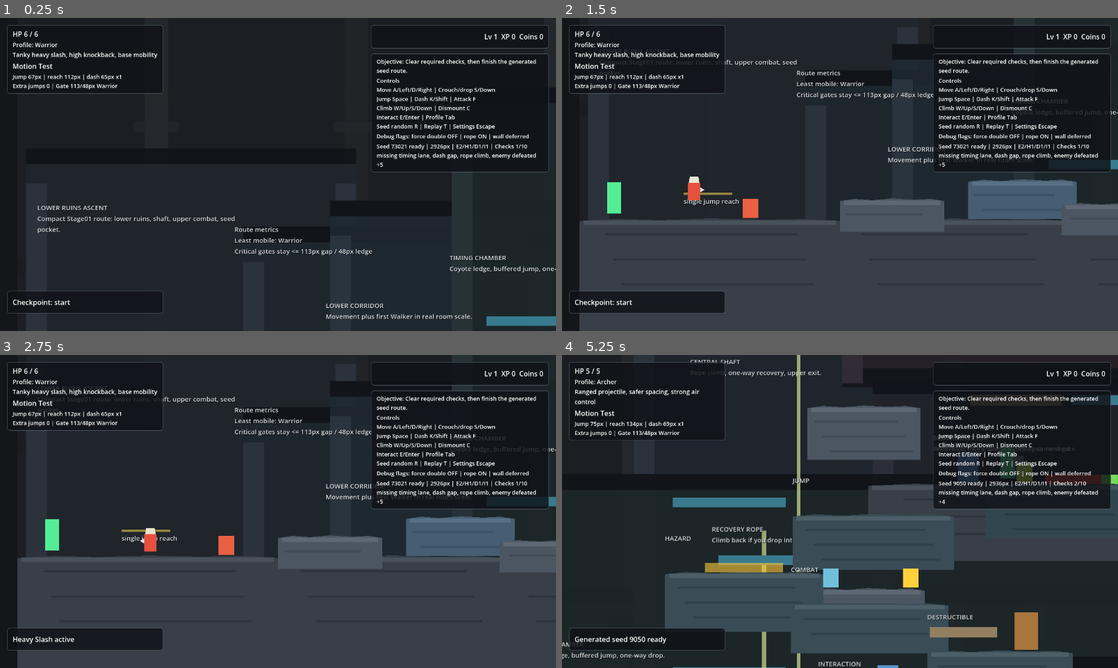
Above: before the commit, frames 1-4 (two rows, left to right).
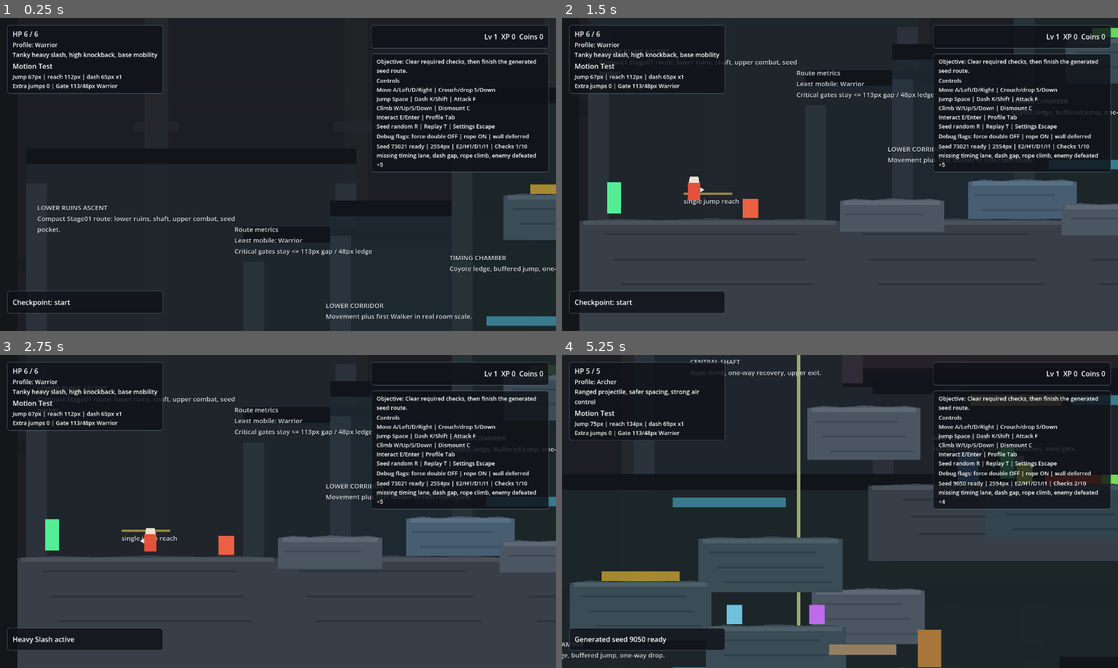
Above: after the commit, the same moments.

Repository: simpleusername96/cardborne-platformer
Game: Godot game, scene res://scenes/main/Main.tscn
Two runs of this game, one before a commit and one after it. Both use one fixed random seed, a clock stepped at 60 frames per second and the inputs below.
Inputs (mouse positions are in pixels of both pictures, inside the frame that each line leads up to):
- Up to frame 1 (0.25 s): no input
- Up to frame 2 (1.5 s): tap Enter at 0.5 s; move the mouse to (962, 158) at 0.52 s; hold E (interact) 0.53-1.28 s; hold D (move_right) from 0.53 s (still down); click (962, 158) at 0.67 s; tap Space (jump) at 0.77, 0.8, 1.07, 1.35 s; move the mouse to (728, 190) at 1.27 s
- Up to frame 3 (2.75 s): tap Space (jump) at 1.52, 1.82, 2.3 s; tap E (interact) at 1.55 s; move the mouse to (333, 442) at 2.02 s; release D (move_right) at 2.03 s; hold A (move_left) from 2.03 s (still down); tap F (attack) at 2.1 s
- Up to frame 4 (5.25 s): move the mouse to (812, 574) at 2.77 s; release A (move_left) at 2.78 s; hold D (move_right) 2.78-4.28 s; tap K (dash) at 2.85 s; click (812, 574) at 2.92 s; tap Space (jump) at 3.02, 3.32, 3.77, 3.8, 4.07, 4.52, 4.82 s; tap E (interact) at 3.05, 4.55 s; move the mouse to (1006, 558) at 3.52 s; hold E (interact) 3.53-4.28 s; move the mouse to (673, 464) at 4.27 s; hold A (move_left) 4.28-5.03 s; tap Tab (open_build_panel) at 4.35 s; move the mouse to (867, 511) at 5.02 s; hold D (move_right) from 5.03 s (still down); hold R (regenerate_landscape) from 5.03 s (still down); click (867, 511) at 5.17 s

The runs differ from the first frame. In frame 1, 1.5% of the frame differs, in the area x 78-100%, y 40-71%; in frame 2, 0.5%; in frame 3, 0.3%; in frame 4, 15%, in the area x 1-92%, y 26-100%.

Commit message:
Clean up generated rock route layout

Diff:
--- a/scripts/stages/MotionTestStage.gd
+++ b/scripts/stages/MotionTestStage.gd
@@ -12,6 +12,7 @@
 const MID_FLOOR_TOP := 1200.0
 const PLAYER_FOOT_OFFSET := 10.0
 const MIN_GENERATED_LANDING_WIDTH := 220.0
+const MIN_GENERATED_ROUTE_DISTANCE := VIEWPORT_WIDTH * 1.5
 const GENERATED_GAP_TOLERANCE := 28.0
 const GENERATED_STITCH_OVERLAP := 18.0
 const REQUIRED_VALIDATIONS := [
@@ -305,12 +306,12 @@
 	var route_limits: Dictionary = metrics.get("route_limits", {})
 
 	var segments: Array[Dictionary] = [
-		{"id": "jump", "center": Vector2(1840.0, 1288.0), "width": 360.0, "jitter": Vector2(20.0, 8.0)},
-		{"id": "hazard", "center": Vector2(1540.0, 1420.0), "width": 360.0, "jitter": Vector2(18.0, 8.0)},
-		{"id": "combat", "center": Vector2(1810.0, 1490.0), "width": 380.0, "jitter": Vector2(22.0, 8.0)},
-		{"id": "destructible", "center": Vector2(2130.0, 1600.0), "width": 320.0, "jitter": Vector2(24.0, 10.0)},
-		{"id": "interaction", "center": Vector2(1840.0, 1710.0), "width": 340.0, "jitter": Vector2(26.0, 0.0)},
-		{"id": "exit_prep", "center": Vector2(1540.0, 1800.0), "width": 340.0, "jitter": Vector2(20.0, 0.0)},
+		{"id": "jump", "center": Vector2(1600.0, 1340.0), "width": 320.0, "jitter": Vector2(12.0, 6.0)},
+		{"id": "hazard", "center": Vector2(1300.0, 1440.0), "width": 320.0, "jitter": Vector2(12.0, 6.0)},
+		{"id": "combat", "center": Vector2(1600.0, 1540.0), "width": 340.0, "jitter": Vector2(12.0, 6.0)},
+		{"id": "destructible", "center": Vector2(1900.0, 1640.0), "width": 340.0, "jitter": Vector2(12.0, 8.0)},
+		{"id": "interaction", "center": Vector2(2200.0, 1740.0), "width": 340.0, "jitter": Vector2(12.0, 8.0)},
+		{"id": "exit_prep", "center": Vector2(2480.0, 1810.0), "width": 340.0, "jitter": Vector2(10.0, 4.0)},
 	]
 	var segment_log: Array[String] = []
 	var enemy_count := 0
@@ -324,17 +325,7 @@
 
 	generated_spawn = Vector2(start_center.x - 120.0, MID_FLOOR_TOP - PLAYER_FOOT_OFFSET)
 	_add_checkpoint(generated_root, "CheckpointGeneratedStart", generated_spawn, "generated_start")
-	_add_label(
-		generated_root,
-		"SEED POCKET\nSeed %d | R random | T replay same seed" % seed,
-		Vector2(start_center.x - 290.0, 1085.0),
-		520.0
-	)
 	_add_terrain_visual_mass(generated_root, "GeneratedStartSocket", start_center, Vector2(340.0, 40.0), 126.0, Color(0.19, 0.28, 0.31, 0.92))
-	_add_climbable(generated_root, "GeneratedPocketRope", Vector2(1580.0, 1570.0), Vector2(52.0, 520.0))
-	_add_platform(generated_root, "GeneratedPocketRecoveryA", Vector2(1570.0, 1505.0), Vector2(220.0, 22.0), Color(0.23, 0.48, 0.56, 1.0), true)
-	_add_platform(generated_root, "GeneratedPocketRecoveryB", Vector2(1585.0, 1378.0), Vector2(220.0, 22.0), Color(0.23, 0.48, 0.56, 1.0), true)
-	_add_label(generated_root, "RECOVERY ROPE\nClimb back if you drop into the lower pocket.", Vector2(1460.0, 1295.0), 360.0)
 
 	for segment in segments:
 		var segment_id := str(segment.get("id", "segment"))
@@ -349,7 +340,6 @@
 		previous_center = center
 
 		_add_terrain_mass(generated_root, surface_id, center, platform_size, 124.0 + _rng.randf_range(-16.0, 28.0), Color(0.23, 0.30, 0.34, 1.0), false, segment_id)
-		_add_label(generated_root, segment_id.to_upper(), Vector2(center.x - width * 0.5, center.y - 105.0), 220.0)
 		segment_log.append(segment_id)
 		route_surface_ids.append(surface_id)
 
@@ -368,16 +358,15 @@
 			_add_npc(generated_root, "GeneratedNPC", Vector2(center.x, platform_top), "Generated NPC: seed interaction checked")
 			interactable_count += 1
 
-	var exit_bridge_center := Vector2(2020.0, 1824.0)
+	var exit_bridge_center := Vector2(2300.0, 1828.0)
 	var exit_center := Vector2(2480.0, GROUND_Y)
 	route_distance += previous_center.distance_to(exit_bridge_center)
 	route_distance += exit_bridge_center.distance_to(exit_center)
-	_add_terrain_mass(generated_root, "GeneratedExitBridge", exit_bridge_center, Vector2(440.0, 40.0), 170.0, Color(0.19, 0.28, 0.31, 1.0), false, "exit_bridge")
+	_add_terrain_mass(generated_root, "GeneratedExitBridge", exit_bridge_center, Vector2(360.0, 40.0), 170.0, Color(0.19, 0.28, 0.31, 1.0), false, "exit_bridge")
 	_add_terrain_mass(generated_root, "GeneratedExitPlatform", exit_center, Vector2(320.0, 40.0), 260.0, Color(0.19, 0.28, 0.31, 1.0), true, "exit")
 	route_surface_ids.append("GeneratedExitBridge")
 	route_surface_ids.append("GeneratedExitPlatform")
 	_add_exit(generated_root, Vector2(exit_center.x + 50.0, GROUND_TOP), "Clear generated seed")
-	_add_label(generated_root, "EXIT ROOM\nClear requires generated route completion.", Vector2(exit_center.x - 250.0, 1710.0), 360.0)
 
 	var validation := _validate_generated_route(route_distance, route_surface_ids, route_limits)
 	var valid := bool(validation.get("valid", false))
@@ -646,7 +635,7 @@
 	var failures := PackedStringArray()
 	var route_surfaces: Array[Dictionary] = []
 	var checks := {
-		"distance": route_distance > VIEWPORT_WIDTH * 2.0,
+		"distance": route_distance > MIN_GENERATED_ROUTE_DISTANCE,
 		"surface_count": true,
 		"landing_width": true,
 		"link_gaps": true,
